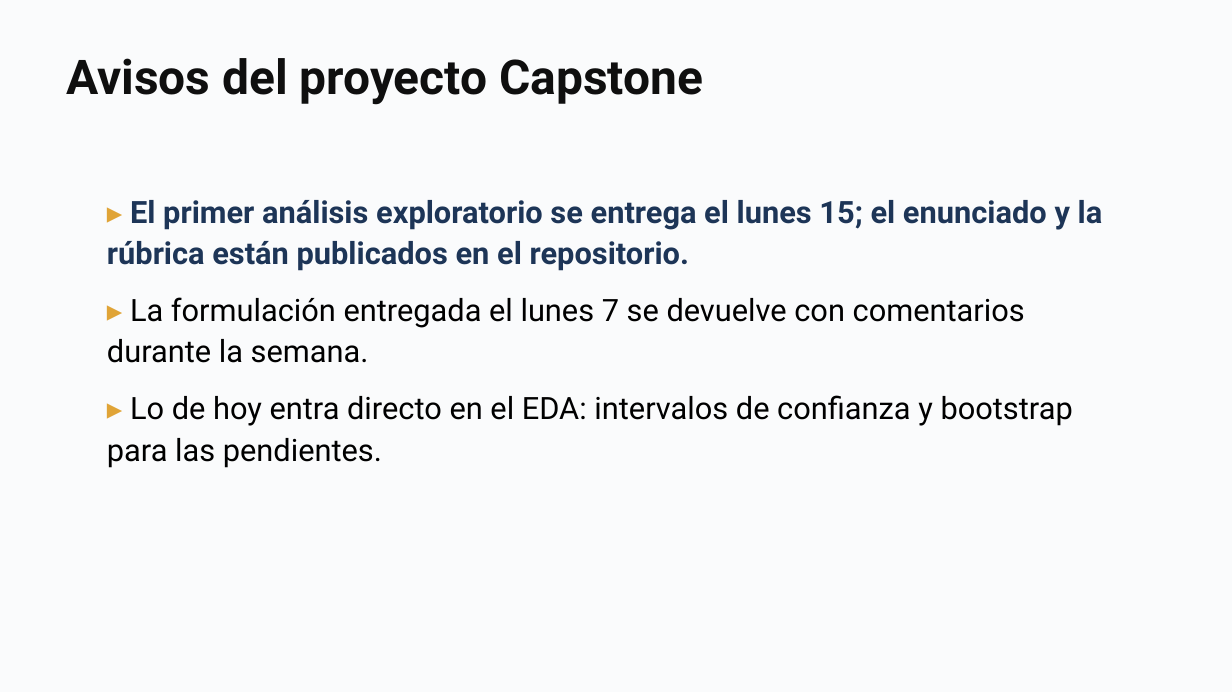
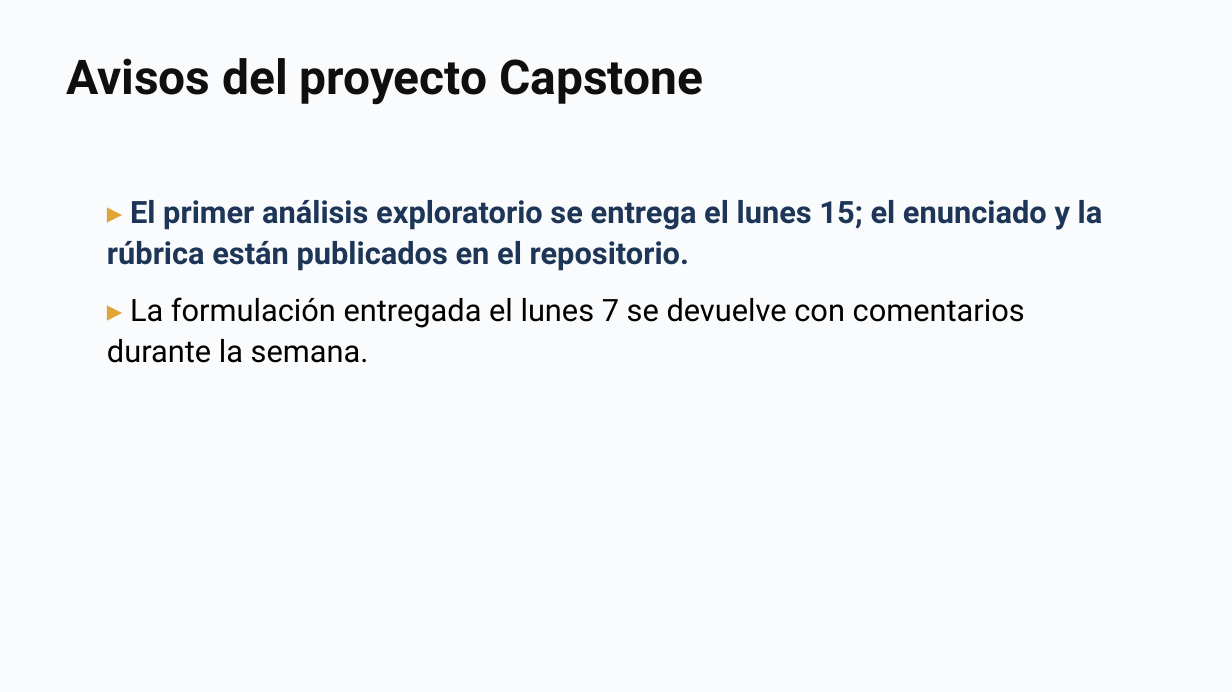
Before and after one commit to daniopitz/diplomado-cdd, a slide deck: slide 2 of presentaciones/clase05_probabilidad_inferencia.pptx. Drawn at 1232x692 pixels with LibreOffice and Linux fonts; fonts in the diff are those of the drawing. Boxes give left, top, right and bottom in pixels: in the first picture for what was removed or moved away, otherwise in the second. Text is boxed around its words. In the diff, an @@ line names an element or a change of style, - is before the commit and + after.

```diff
--- a/presentaciones/clase05_probabilidad_inferencia.pptx
+++ b/presentaciones/clase05_probabilidad_inferencia.pptx
@@ text at (107, 395, 1073, 468): paragraph removed @@
-▸ Lo de hoy entra directo en el EDA: intervalos de confianza y bootstrap para las pendientes.
```
Also in this commit, not shown: 3 other slides changed, 3 other files.
